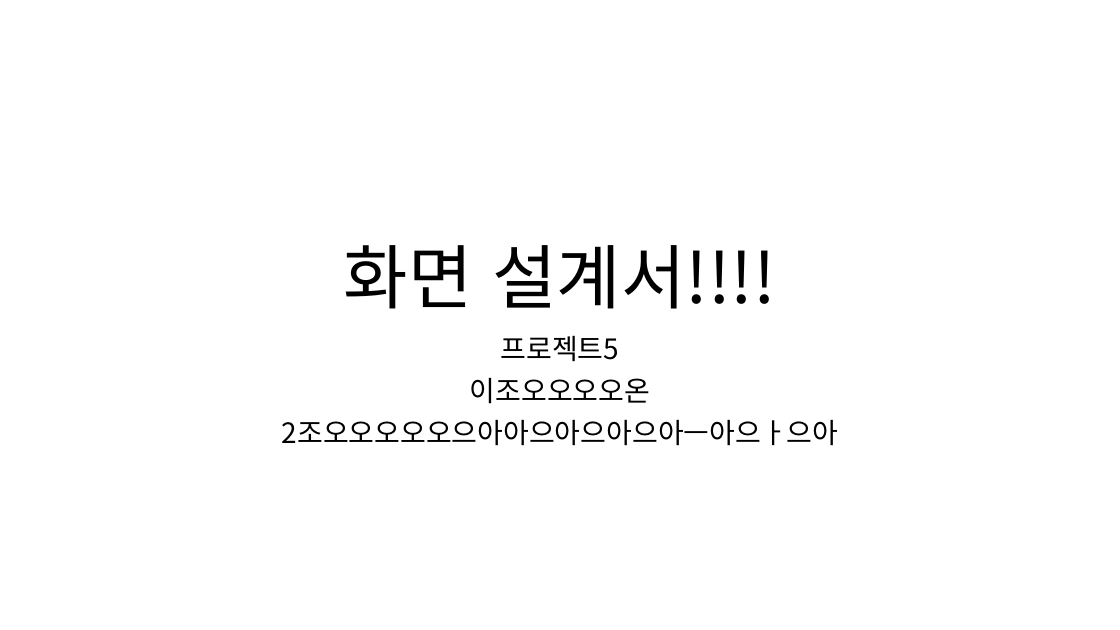
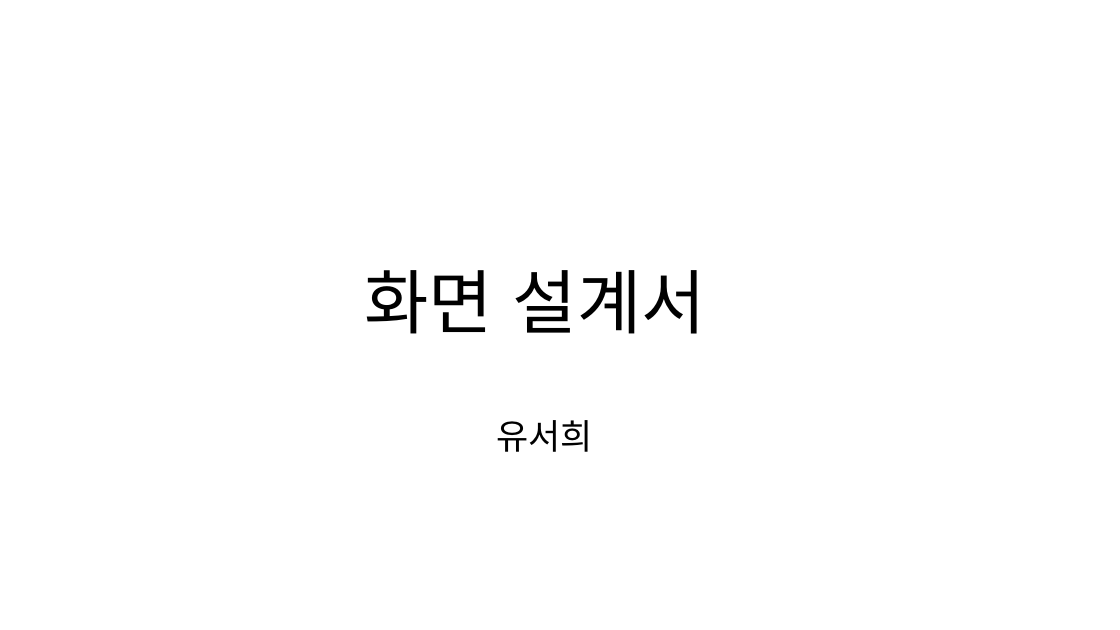
Before and after one commit to ezenteam2/e-Zone, a slide deck: slide 1 of 0 발표용 파워포인트/0424 4차발표/0424 project05 - 파워포인트 - 서희.pptx. Drawn at 1120x630 pixels with LibreOffice and Linux fonts; fonts in the diff are those of the drawing; background and template pictures are left out. Boxes give left, top, right and bottom in pixels: in the first picture for what was removed or moved away, otherwise in the second. Text is boxed around its words. In the diff, an @@ line names an element or a change of style, - is before the commit and + after.

```diff
--- a/0 발표용 파워포인트/0424 4차발표/0424 project05 - 파워포인트 - 서희.pptx
+++ b/0 발표용 파워포인트/0424 4차발표/0424 project05 - 파워포인트 - 서희.pptx
@@ title at bbox=[364, 270, 706, 452]: text changed @@
-화면 설계서!!!!
+화면 설계서
+유서희
@@ subtitle removed at bbox=[282, 335, 839, 446] @@
-프로젝트5
-이조오오오오온
-2조오오오오오으아아으아으아으아ㅡ아으ㅏ으아
```
Also in this commit, not shown: 21 slides added, 17 other files.
